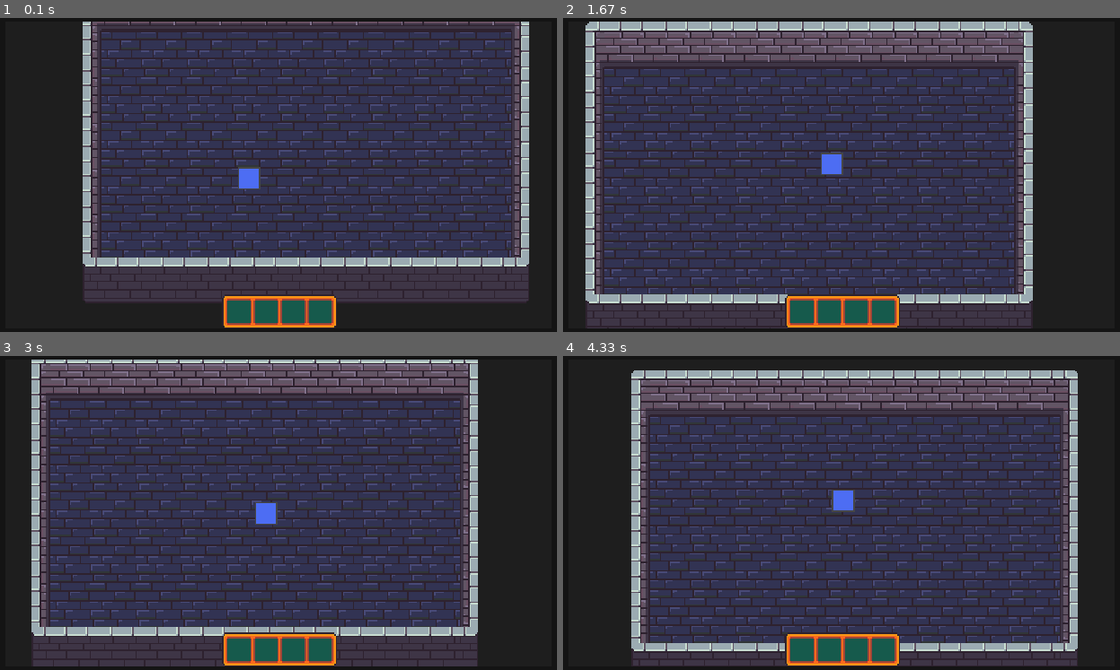
Above: before the commit, frames 1-4 (two rows, left to right).
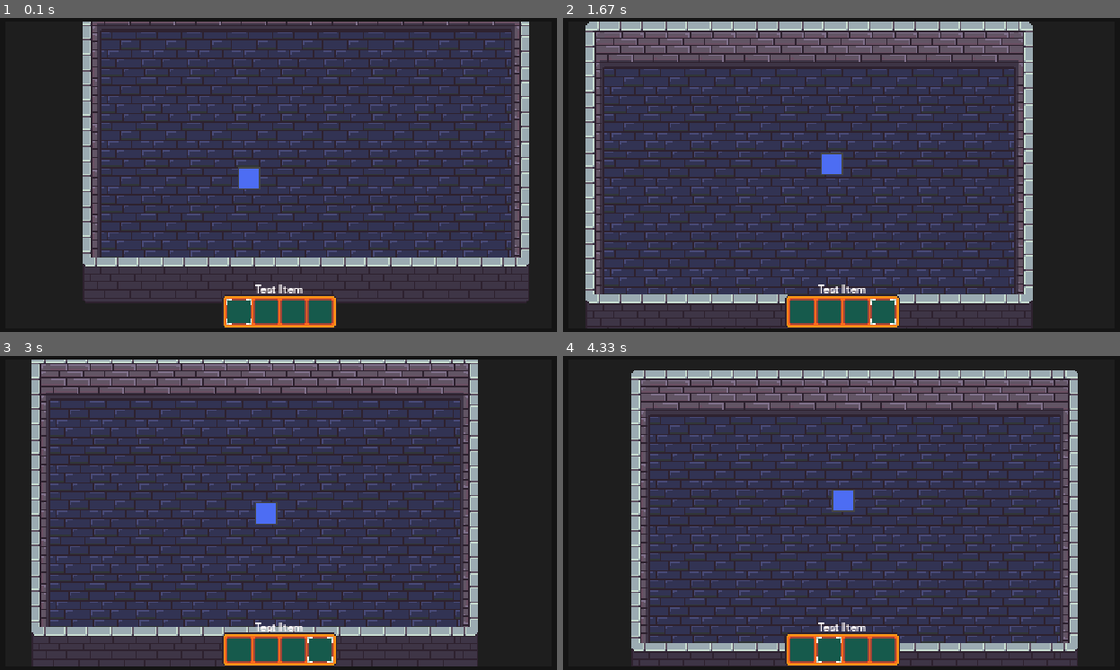
Above: after the commit, the same moments.

Repository: CyberSurge-Dev/PygameTesting
Game: pygame game, started from main.py
Two runs of this game, one before a commit and one after it. Both use one fixed random seed, a clock stepped at 60 frames per second and the inputs below.
Inputs (mouse positions are in pixels of both pictures, inside the frame that each line leads up to):
- Up to frame 1 (0.1 s): no input
- Up to frame 2 (1.67 s): hold D 0.33-0.8 s; click (1025, 165) at 0.88 s; hold W 1.17-1.47 s; tap 4 at 1.32 s; right-click (897, 244) at 1.55 s
- Up to frame 3 (3 s): hold D 1.83-2.3 s; tap 3 at 1.98 s; hold A 2.33-2.87 s; tap 4 at 2.48 s; hold S from 2.9 s (still down)
- Up to frame 4 (4.33 s): tap 2 at 3.05, 4.22 s; release S at 3.2 s; hold A 3.23-3.63 s; tap 3 at 3.38 s; hold W 3.67-4.03 s; tap 4 at 3.82 s; hold D from 4.07 s (still down)

The runs differ from the first frame. In frame 1, 0.2% of the frame differs, in the area x 40-55%, y 84-98%; in frame 2, 0.2%, in the area x 45-60%, y 84-98%; in frame 3, 0.2%; in frame 4, 0.2%.

Commit message:
Updated ItemBar to be fully functional, and started working on the Item() class, adding base functions. The events for left and right mouse buttons to control the item held is located in the Itembar event checker.

Diff:
--- a/main.py
+++ b/main.py
@@ -70,7 +70,7 @@
         self.dPos = DisplayPositions((self.display.get_width(), self.display.get_height()))
 
         self.hud = GUIManager()
-        self.hud.add('test', ItemBar(self.dPos.BOTTOM_CENTER, (81, 24), self.scale, self.assetMap.gui['Test']))
+        self.hud.add('itembar', ItemBar(self.dPos.BOTTOM_CENTER, (81, 24), self.scale, self.assetMap.gui['itembar'], self.assetMap.gui['itembar_selected']))
 
 
         self.clock = pygame.time.Clock() # Create the game clock
@@ -105,7 +105,7 @@
                     if event.key == self.keybinds["right"]: # Check for the right button being released
                         self.movement['right'] = False
 
-                self.hud.check_events(event)
+                self.hud.check_events(event) # Check for events on HUD objects
 
             # Create scroll offsets to have camera 'lag' behind the player for more fluid movement
             self.scroll[0] += (self.player.rect().centerx - self.display.get_width() / 2 - self.scroll[0]) / 5 # Smaller the last value (5), the less the lag
@@ -115,18 +115,25 @@
             self.screen.fill((20, 20, 20))
             self.display.fill((30, 30, 30))
 
+            # Render the tilemap
             self.tilemap.render(offset=render_scroll)
 
+            # Update movement and render player
             self.player.update(**self.movement)
             self.player.render(render_scroll)
 
+            # Render the HUD elements
             self.hud.render(self.display)
 
+            # Scale the display surface to best fit the screen
             self.screen.blit(pygame.transform.scale( self.display, (self.dWidth, self.dHeight) ),
                              ((self.sWidth/2)-(self.dWidth/2) , (self.sHeight/2)-(self.dHeight/2)))
 
+            # Update Telemetry data
             self.telemetry.update() # update telemetry data
+            # Update the display with data
             pygame.display.update() # Refresh the display
+
             self.clock.tick(60) # Limit FPS to 60
 
 Game().run() # Initialize and run the game
--- a/scripts/assetMap.py
+++ b/scripts/assetMap.py
@@ -16,16 +16,16 @@
 class AssetMap():
     """Simple class to store the asset map"""
     tiles = {
-        'wall' : {'type':'solid', 'variants':load_images('tiles/walls')},
-        'floor' : {'type':'floor', 'variants':load_images('tiles/floors')}
+        'wall' : {'type':'solid', 'variants' : load_images('tiles/walls')},
+        'floor' : {'type':'floor', 'variants' : load_images('tiles/floors')}
     }
     entities = {
         'player': load_image('entities/player/player.png'),
-        'skeleton': {
-        }
+        'skeleton': {}
     }
     gui = {
-        "Test" : load_image(r"gui/hud/itembar.png")
+        "itembar" : load_image(r"gui/hud/itembar.png"),
+        "itembar_selected" : load_image(r"gui/hud/selected.png"),
     }
     items = {
         "sample" : load_image('items/test/sample.png')
--- a/scripts/gameItems.py
+++ b/scripts/gameItems.py
@@ -25,7 +25,12 @@
         self.stackable = stackable
 
     def update(self):
-        """Updates and check events"""
-
+        """Updates the items attributes (ex: Give holder health boost)."""
         for attribute in self.attributes:
             attribute.update()
+
+    def left_button(self, event):
+        """Handles the event for the left mouse button."""
+
+    def right_button(self, event):
+        """Handles the event for the right mouse button."""
--- a/scripts/guiElements.py
+++ b/scripts/guiElements.py
@@ -12,18 +12,19 @@
 # --------------------------------------------------------------------------------
 # External imports
 import pygame
-from scripts.gameItems import *
+from scripts.gameItems import Item
 
 # --------------------------------------------------------------------------------
+
 
 class MenuItem():
     """Simple base class for all menu buttons"""
 
-    def __init__(self, pos, size, scale, events, center = True):
+    def __init__(self, pos, size, scale, events, center=True):
         """Initiazlizes the menu item""" ""
 
         self.pos = pos
-        self.center_pos = (pos[0]-(size[0]//2), pos[1]-(size[1]))
+        self.center_pos = (pos[0] - (size[0] // 2), pos[1] - (size[1]))
         self.center = center
         self.size = size
         self.events = events
@@ -39,6 +40,7 @@
     def check_events(self):
         """Check the events for the menu item"""
 
+
 class Button(MenuItem):
     """Button menu item"""
 
@@ -51,8 +53,10 @@
 
     def check_events(self, event):
         """Checks for clicks on button"""
-        s_rect = pygame.Rect(int(self.pos[0] * self.scale[0]), int(self.pos[1] * self.scale[1]),
-                           int(self.size[0] * self.scale[0]), int(self.size[1] * self.scale[1]))
+        s_rect = pygame.Rect(int(self.pos[0] * self.scale[0]),
+                             int(self.pos[1] * self.scale[1]),
+                             int(self.size[0] * self.scale[0]),
+                             int(self.size[1] * self.scale[1]))
 
         if event.button == 1:  # Left mouse button.
             # Check if the rect collides with the mouse pos.
@@ -60,28 +64,46 @@
                 self.func()
 
 
-
 class ItemBar(MenuItem):
     """Button menu item"""
 
-    def __init__(self, pos, size, scale, image):
+    def __init__(self, pos, size, scale, image, selected_image):
         """Initializes the button"""
-        super().__init__(pos, size, scale, [pygame.MOUSEWHEEL])
+        super().__init__(pos, size, scale, [pygame.MOUSEWHEEL, pygame.KEYDOWN, pygame.MOUSEBUTTONDOWN])
         self.slot_selected = 0
         self.max_items = 4
         self.icon_size = 16
         self.padding = 4
         self.spacing = 3
-        self.font = font = pygame.font.Font('freesansbold.ttf', 32)
+        self.font = pygame.font.Font('freesansbold.ttf', 8)
         self.items = [Item("Test Item", False)] * self.max_items
         self.image = image
+        self.selected_image = selected_image
 
     def check_events(self, event):
         """Checks the event for the element"""
-        if event.y > 0 and self.slot_selected < self.max_items:
-            self.slot_selected += 1
-        elif event.y < 0 and self.slot_selected > 0:
-            self.slot_selected -= 1
+        if event.type == pygame.MOUSEWHEEL:
+            if event.y > 0 and self.slot_selected < self.max_items - 1:
+                self.slot_selected += 1
+            elif event.y < 0 and self.slot_selected > 0:
+                self.slot_selected -= 1
+
+        elif event.type == pygame.KEYDOWN:
+            # Check if max items is less than 10
+            if self.max_items > 10:
+                raise ValueError("Max items cannot be greater than 10")
+            else:
+                # Check each number key 0-9 to select slot
+                for index in range(1, self.max_items + 1):
+                    if event.key == getattr(pygame.locals, f"K_{index}"):
+                        self.slot_selected = index - 1
+
+        elif event.type == pygame.MOUSEBUTTONDOWN:
+            if event.button == 1:  # Left mouse button.
+                self.items[self.slot_selected].left_button(event)
+            elif event.button == 3:  # Right mouse button.
+                self.items[self.slot_selected].right_button(event)
+
 
     def add_item(self, item, pos):
         """Adds an item to the bar"""
@@ -98,12 +120,30 @@
         # Index variabel
         i = 0
         while (i < self.max_items):
-            if self.center:
-                disp.blit(self.items[i].icon, (self.center_pos[0] + (self.padding + self.icon_size*i + self.spacing*i), self.center_pos[1] + self.padding))
-            else:
-                disp.blit(self.items[i].icon, (self.pos[0] + (self.padding + self.icon_size*i + self.spacing*i), self.pos[1] + self.padding))
+            if self.items[i] != None:
+                if self.center:
+                    disp.blit(
+                        self.items[i].icon,
+                        (self.center_pos[0] +
+                         (self.padding + self.icon_size * i + self.spacing * i),
+                         self.center_pos[1] + self.padding))
+                else:
+                    disp.blit(
+                        self.items[i].icon,
+                        (self.pos[0] +
+                         (self.padding + self.icon_size * i + self.spacing * i),
+                         self.pos[1] + self.padding))
             i += 1
 
+            # Display selected icon
+            disp.blit(
+                self.selected_image,
+                (self.center_pos[0] +
+                 (self.padding - 1 + self.icon_size * self.slot_selected +
+                  self.spacing * self.slot_selected),
+                 self.center_pos[1] + self.padding - 1))
+
         # Display current items name above the item bar
-        # text = self.font.render(item.display_name, True, (255, 255, 255))
-        # textRect = text.get_rect()
+        if self.items[self.slot_selected] != None:
+            text = self.font.render(self.items[self.slot_selected].display_name, True, (255, 250, 250))
+            disp.blit(text, ((self.center_pos[0]+(self.size[0]/2))-text.get_width()/2, self.center_pos[1]-text.get_height()))
--- a/scripts/guiManager.py
+++ b/scripts/guiManager.py
@@ -15,6 +15,7 @@
     """Class to manager all menu items"""
     def __init__(self):
         self.menu_items = {}
+        self.ignore_events = []
 
     def render(self, disp):
         """Render all menu items"""
@@ -23,8 +24,8 @@
 
     def check_events(self, event):
         """Check for events"""
-        for item in self.menu_items.values():
-            if event.type in item.events:
+        for key, item in self.menu_items.items():
+            if event.type in item.events and key not in self.ignore_events:
                 item.check_events(event)
 
     def add(self, key, menu_item):
@@ -34,3 +35,11 @@
     def remove(self, key):
         """Removes passed in item from menu"""
         del self.menu_items[key]
+
+    def ignore(self, *keys):
+        """Add keys to ignore check_events() list"""
+        self.ignore_events.append(keys)
+
+    def reset_ignore(self):
+        """Remove keys from ignore check_events() list"""
+        self.ignore_events = []
Binary file added: data/images/gui/hud/selected.png
